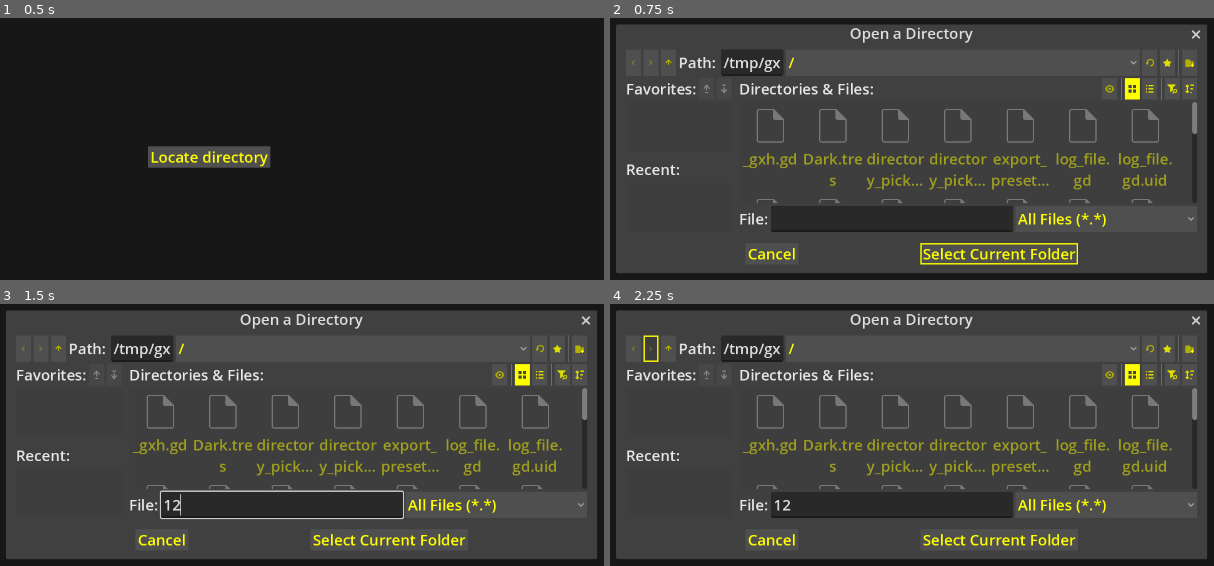
Above: before the commit, frames 1-4 (two rows, left to right).
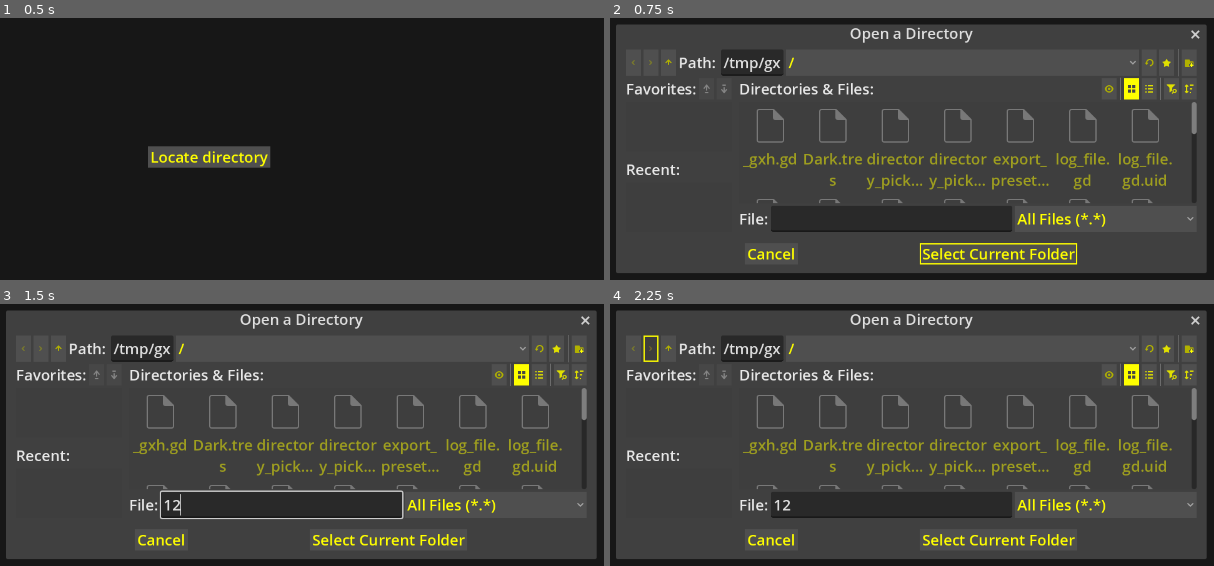
Above: after the commit, the same moments.

Repository: l1chorpe/cyberpunk-log-viewer
Game: Godot game, scene res://MainWindow.tscn
Two runs of this game, one before a commit and one after it. Both use one fixed random seed, a clock stepped at 60 frames per second and the inputs below.
Inputs (mouse positions are in pixels of both pictures, inside the frame that each line leads up to):
- Up to frame 1 (0.5 s): no input
- Up to frame 2 (0.75 s): click "Locate directory" at 0.5 s
- Up to frame 3 (1.5 s): click (283, 505) at 1.27 s; type "12" at 1.35 s
- Up to frame 4 (2.25 s): click (652, 348) at 2 s

Frame 1 is identical in both runs. In frame 2, 1.1% of the frame differs, in the area x 22-98%, y 4-95%; in frame 3, 1.0%; in frame 4, 1.0%.

Commit message:
feat: hovering on an item displays a tooltip with the full path of the log file

Diff:
--- a/log_file_list.gd
+++ b/log_file_list.gd
@@ -48,7 +48,9 @@
 
 func update_displayed() -> void:
     for log_file in _log_files:
-        add_item(log_file.filename)
+        # Add the item and show the full path in the tooltip
+        var item_index := add_item(log_file.filename)
+        set_item_tooltip(item_index, log_file.full_path)
 
 func get_selected_item() -> LogFile:
     # This is fine because only one element can be selected
